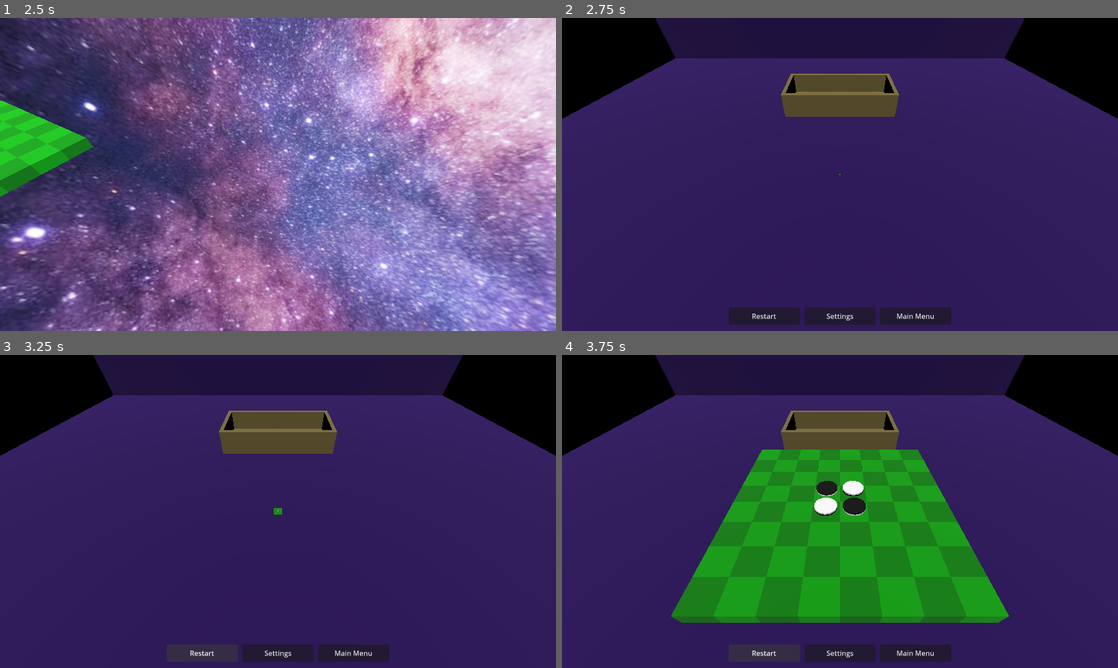
Above: before the commit, frames 1-4 (two rows, left to right).
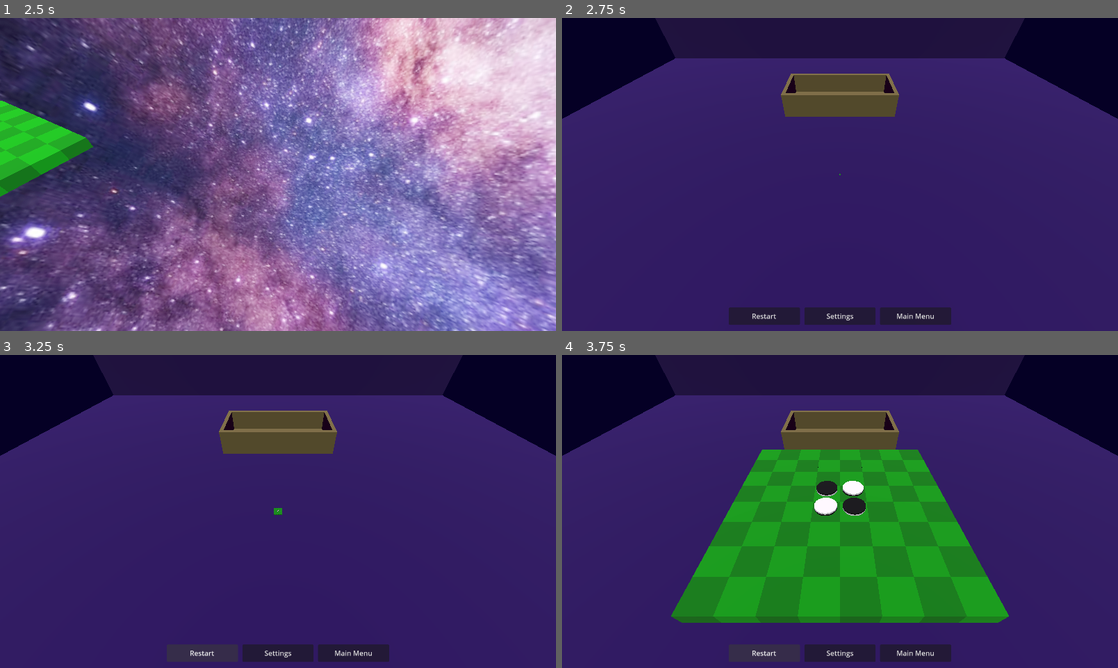
Above: after the commit, the same moments.

Repository: phrasmotica/othello
Game: Godot game, scene res://scenes/3d/main_menu_3d.tscn
The game is run twice, just before and just after one commit, with the same random seed, the same clock (stepped at 60 frames per second) and the same inputs.
Inputs (mouse positions are in pixels of both pictures, inside the frame that each line leads up to):
- Up to frame 1 (2.5 s): move the mouse to (400, 158) at 0.52 s; hold C (peek_counter_box) 0.53-1.25 s; click (400, 158) at 0.67 s; click "Start Game" at 1.25 s; drag from (166, 190) to (250, 237) at 2.02 s
- Up to frame 2 (2.75 s): no input
- Up to frame 3 (3.25 s): click "Restart" at 2.75 s
- Up to frame 4 (3.75 s): click "Restart" at 3.5 s

Frame 1 is identical in both runs. In frame 2, 8.7% of the frame differs, in the area x 0-100%, y 0-33%; in frame 3, 8.7%; in frame 4, 8.8%, in the area x 0-100%, y 0-50%.

Commit message:
Create purple sky resource for Purple Sky environment option

Diff:
--- /dev/null
+++ b/resources/environment_purple_sky.tres
@@ -0,0 +1,19 @@
+[gd_resource type="Environment" load_steps=5 format=3 uid="uid://jftitu6ynm64"]
+
+[sub_resource type="Gradient" id="Gradient_nhpp1"]
+offsets = PackedFloat32Array(0, 0.5, 1)
+colors = PackedColorArray(0, 0, 0, 1, 0.458718, 0.00260946, 0.808336, 1, 0, 0, 0, 1)
+
+[sub_resource type="GradientTexture2D" id="GradientTexture2D_nwnhe"]
+gradient = SubResource("Gradient_nhpp1")
+
+[sub_resource type="PanoramaSkyMaterial" id="PanoramaSkyMaterial_pqk6p"]
+panorama = SubResource("GradientTexture2D_nwnhe")
+
+[sub_resource type="Sky" id="Sky_6hsof"]
+sky_material = SubResource("PanoramaSkyMaterial_pqk6p")
+
+[resource]
+background_mode = 2
+sky = SubResource("Sky_6hsof")
+sky_rotation = Vector3(0, 3.14159, 0)
--- a/scenes/3d/game_3d.tscn
+++ b/scenes/3d/game_3d.tscn
@@ -8,6 +8,7 @@
 [ext_resource type="Script" path="res://scripts/3d/entrance_orchestrator.gd" id="2_a6jhs"]
 [ext_resource type="PackedScene" uid="uid://c03r8nvs2ic2s" path="res://scenes/3d/world_environment.tscn" id="2_myd6w"]
 [ext_resource type="PackedScene" uid="uid://b3axiqvovsmhd" path="res://scenes/3d/othello_game_logic_3d.tscn" id="2_wfqod"]
+[ext_resource type="Environment" uid="uid://jftitu6ynm64" path="res://resources/environment_purple_sky.tres" id="3_8eoxk"]
 [ext_resource type="PackedScene" uid="uid://dbt4l8heggobx" path="res://scenes/score_ui.tscn" id="5_1k7n7"]
 [ext_resource type="PackedScene" uid="uid://h7i6lleviljq" path="res://scenes/3d/camera_rig.tscn" id="5_o4xlo"]
 [ext_resource type="Script" path="res://scripts/3d/camera_rig_to_box_animation.gd" id="5_uolml"]
@@ -130,7 +131,7 @@
 script = ExtResource("1_b1isx")
 
 [node name="WorldEnvironment" parent="." instance=ExtResource("2_myd6w")]
-environment = null
+environment = ExtResource("3_8eoxk")
 
 [node name="DirectionalLight3D" type="DirectionalLight3D" parent="."]
 transform = Transform3D(1, 0, 0, 0, 0.382683, 0.92388, 0, -0.92388, 0.382683, 0, 20, 4)
--- a/scripts/3d/environment_manager.gd
+++ b/scripts/3d/environment_manager.gd
@@ -17,6 +17,9 @@
 var world_environment: WorldEnvironment
 
 @onready
+var purple_sky_environment: Environment = load("res://resources/environment_purple_sky.tres")
+
+@onready
 var space_galaxy_environment: Environment = load("res://resources/environment_space_galaxy.tres")
 
 # HIGH: make all of this more generalisable. Create a resource class for a given
@@ -29,7 +32,7 @@
 
 	if index == 0:
 		purple_room.show()
-		world_environment.environment = null
+		world_environment.environment = purple_sky_environment
 
 	if index == 1:
 		purple_room.hide()
Not shown: 1 places in scenes/3d/game_3d.tscn that only renumber resources
